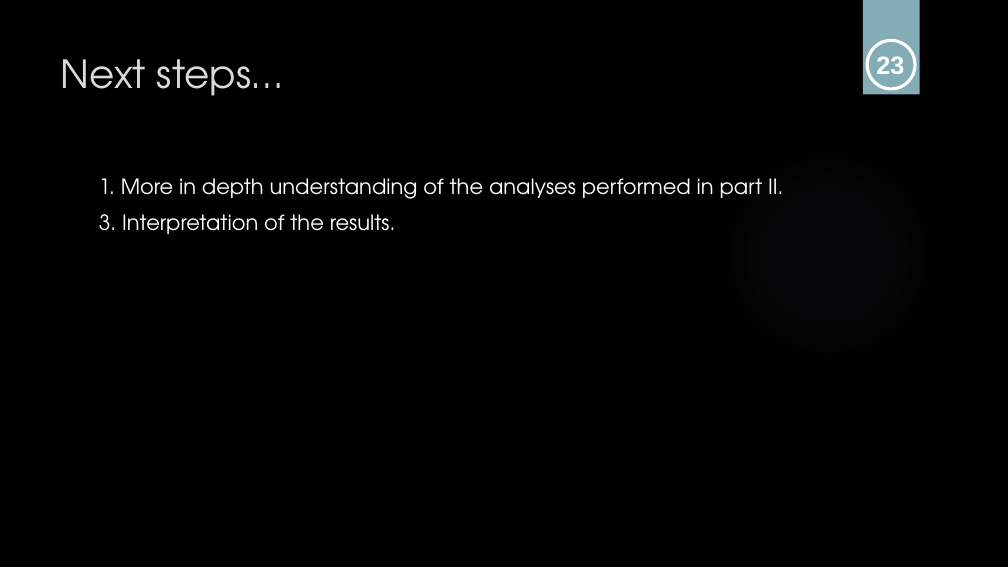
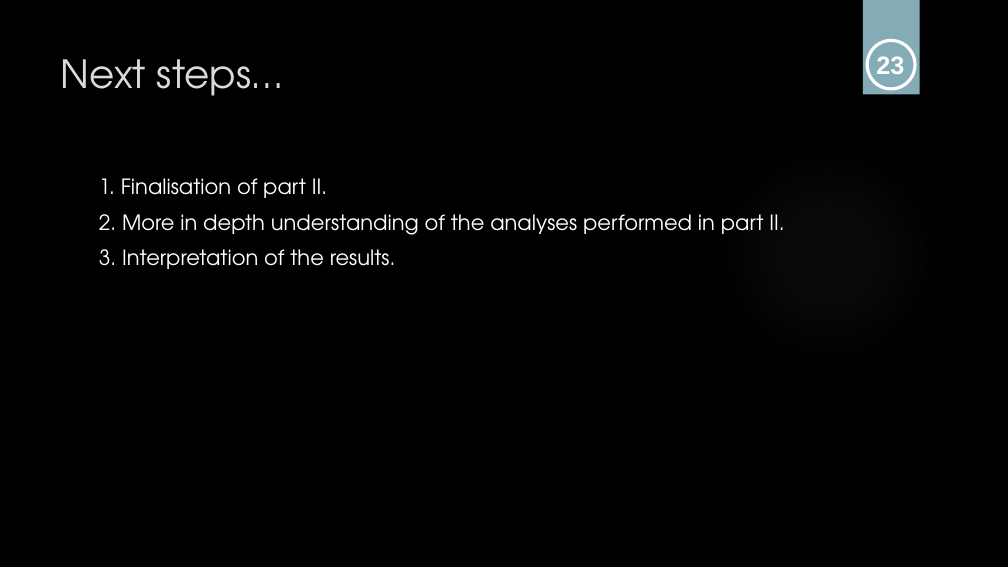
Before and after one commit to sabdeolive/Sabrina_BMS_Bachelor-Internship, a slide deck: slide 24 of Intermediate Presentation.pptx. Drawn at 1008x567 pixels with LibreOffice and Linux fonts; fonts in the diff are those of the drawing; background and template pictures are left out. Boxes give left, top, right and bottom in pixels: in the first picture for what was removed or moved away, otherwise in the second. Text is boxed around its words. In the diff, an @@ line names an element or a change of style, - is before the commit and + after.

```diff
--- a/Intermediate Presentation.pptx
+++ b/Intermediate Presentation.pptx
@@ text at (x1=99, y1=178, x2=784, y2=235): text changed @@
-1. More in depth understanding of the analyses performed in part II.
+1. Finalisation of part II.
+2. More in depth understanding of the analyses performed in part II.
```
Also in this commit, not shown: 2 other slides changed.
